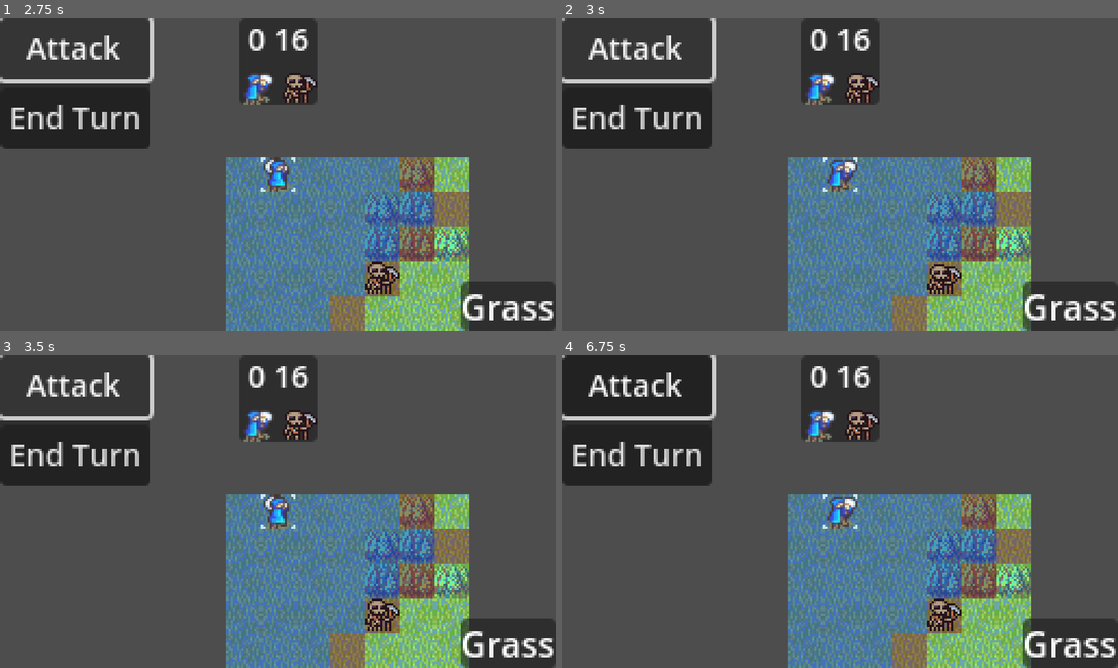
Above: before the commit, frames 1-4 (two rows, left to right).
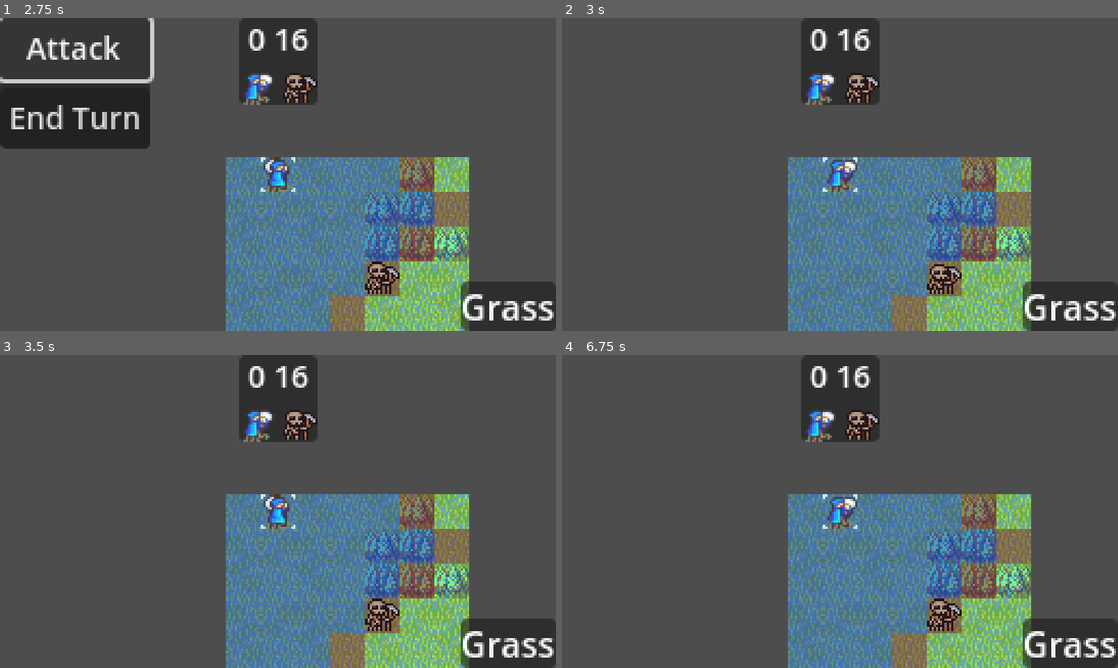
Above: after the commit, the same moments.

Repository: VannishCodes/TacProjV3
Game: Godot game, scene res://scenes/test_levels/game.tscn
The game is run twice, just before and just after one commit, with the same random seed, the same clock (stepped at 60 frames per second) and the same inputs. The project has no main scene, so this scene is started directly.
Inputs:
- Up to frame 1 (2.75 s): hold Up (up) 0.53-1.25 s; hold Z (act) 0.53-1.25 s; click "End Turn" at 1.25 s; click "Attack" at 2 s
- Up to frame 2 (3 s): hold Up (up) from 2.78 s (still down); tap Z (act) at 2.85 s
- Up to frame 3 (3.5 s): keep holding Up (up)
- Up to frame 4 (6.75 s): keep holding Up (up); hold Z (act) 3.53-4.28 s; tap Z (act) at 4.35, 5.85 s; hold Z (act) 5.03-5.78 s; tap X (cancel) at 5.65 s; hold Z (act) from 6.53 s (still down)

Frame 1 is identical in both runs. In frame 2, 6.6% of the frame differs, in the area x 0-28%, y 0-42%; in frame 3, 6.6%; in frame 4, 11%.

Commit message:
Connected action menu buttons

Diff:
--- a/resources/character_stats/character_stats.gd
+++ b/resources/character_stats/character_stats.gd
@@ -40,6 +40,7 @@
 
 func initialize_complex_stats() -> void:
 	calculate_wait_timer()
+	calculate_accuracy()
 	calculate_evasion()
 	calculate_critical_strike_chance()
 	calculate_critical_strike_damage()
--- a/scenes/characters/character.gd
+++ b/scenes/characters/character.gd
@@ -8,12 +8,15 @@
 signal turn_ended
 
 func _ready() -> void:
+	stats = stats.duplicate()
 	stats.initialize_complex_stats()
 	animated_sprite.sprite_frames = stats.sprite_frames
 	animated_sprite.play("default")
 
 func play_turn() -> void:
-	pass
+	if !stats.playable:
+		print("I am a non-playable character and have decided to end my turn!")
+		turn_ended.emit()
 
 func is_playable() -> bool:
 	return self.stats.playable
--- a/scenes/grid/grid.gd
+++ b/scenes/grid/grid.gd
@@ -207,6 +207,7 @@
 
 func grid_to_global_centered(location : Vector2i) -> Vector2:
 	var global_location : Vector2
+	@warning_ignore("integer_division")
 	global_location = Vector2(location * Globals.TILE_SIZE +
 		Vector2i(Globals.TILE_SIZE / 2, Globals.TILE_SIZE / 2))
 	return global_location
--- a/scenes/test_levels/game.gd
+++ b/scenes/test_levels/game.gd
@@ -16,3 +16,10 @@
 
 	if event.is_action_pressed("cancel"):
 		current_level.active_grid.revert_character_movement_simulation(turn_handler.current_character)
+
+func _on_action_menu_attack_button_pressed() -> void:
+	print("Targeting menu not implemented yet")
+	print("Damage preview menu not implemented yet")
+	print("Here is a damage preview anyway")
+	print(CombatCalculator.calculate_hit_chance($Level/Grid/Characters/Character, $Level/Grid/Characters/Character2))
+	print(CombatCalculator.calculate_damage_dealt($Level/Grid/Characters/Character, $Level/Grid/Characters/Character2, Globals.DAMAGE_TYPE.PHYSICAL))
--- a/scenes/test_levels/game.tscn
+++ b/scenes/test_levels/game.tscn
@@ -19,7 +19,6 @@
 [ext_resource type="PackedScene" uid="uid://b2ds64nx8ipu3" path="res://scenes/ui/turn_info_ui/turn_info_ui.tscn" id="12_hiqsf"]
 [ext_resource type="Script" uid="uid://dkohwth1m7lb2" path="res://scenes/ui/turn_info_ui/turn_info_ui.gd" id="13_otnwq"]
 [ext_resource type="PackedScene" uid="uid://bnuv4f4ot8ee5" path="res://scenes/ui/action_menu/action_menu.tscn" id="19_3pr6a"]
-[ext_resource type="Script" uid="uid://cg7g82ksfea30" path="res://scenes/ui/action_menu/action_menu.gd" id="20_fswjh"]
 
 [sub_resource type="TileSetAtlasSource" id="TileSetAtlasSource_n7gwe"]
 texture = ExtResource("1_ttm66")
@@ -151,10 +150,11 @@
 
 [node name="Action Menu" parent="UI Handler" instance=ExtResource("19_3pr6a")]
 visible = false
-script = ExtResource("20_fswjh")
 
 [connection signal="on_cursor_moved" from="Level/Grid" to="UI Handler/Tile Info UI" method="_on_grid_on_cursor_moved"]
 [connection signal="on_cursor_moved" from="Level/Grid" to="UI Handler/Character Info UI" method="_on_grid_on_cursor_moved"]
 [connection signal="on_movement_simulated" from="Level/Grid" to="UI Handler/Action Menu" method="_on_grid_on_movement_simulated"]
 [connection signal="current_character_changed" from="Turn Handler" to="Level/Grid" method="_on_turn_handler_current_character_changed"]
 [connection signal="turn_queue_changed" from="Turn Handler" to="UI Handler/Turn Info UI" method="_on_turn_handler_turn_queue_changed"]
+[connection signal="attack_button_pressed" from="UI Handler/Action Menu" to="." method="_on_action_menu_attack_button_pressed"]
+[connection signal="end_button_pressed" from="UI Handler/Action Menu" to="Turn Handler" method="_on_action_menu_end_button_pressed"]
--- a/scenes/ui/action_menu/action_menu.gd
+++ b/scenes/ui/action_menu/action_menu.gd
@@ -1,9 +1,21 @@
 extends PanelContainer
+
+signal attack_button_pressed
+signal end_button_pressed
 
 func _unhandled_input(event: InputEvent) -> void:
 	if event.is_action_pressed("cancel"):
 		if self.is_visible_in_tree():
 			close_menu()
+			accept_event()
+	elif event.is_action_pressed("act"):
+		if self.is_visible_in_tree():
+			if $"VBoxContainer/Attack Button".has_focus():
+				attack_button_pressed.emit()
+				close_menu()
+			if $"VBoxContainer/End Turn Button".has_focus():
+				end_button_pressed.emit()
+				close_menu()
 			accept_event()
 	elif self.is_visible_in_tree():
 		accept_event()
--- a/scenes/ui/action_menu/action_menu.tscn
+++ b/scenes/ui/action_menu/action_menu.tscn
@@ -1,8 +1,11 @@
-[gd_scene format=3 uid="uid://bnuv4f4ot8ee5"]
+[gd_scene load_steps=2 format=3 uid="uid://bnuv4f4ot8ee5"]
+
+[ext_resource type="Script" uid="uid://cg7g82ksfea30" path="res://scenes/ui/action_menu/action_menu.gd" id="1_o8rss"]
 
 [node name="Action Menu" type="PanelContainer"]
 offset_right = 69.0
 offset_bottom = 60.0
+script = ExtResource("1_o8rss")
 
 [node name="VBoxContainer" type="VBoxContainer" parent="."]
 layout_mode = 2
@@ -12,8 +15,11 @@
 theme_override_font_sizes/font_size = 14
 text = "Attack"
 
-[node name="Button2" type="Button" parent="VBoxContainer"]
+[node name="End Turn Button" type="Button" parent="VBoxContainer"]
 layout_mode = 2
 size_flags_horizontal = 4
 theme_override_font_sizes/font_size = 14
 text = "End Turn"
+
+[connection signal="pressed" from="VBoxContainer/Attack Button" to="." method="_on_attack_button_pressed"]
+[connection signal="pressed" from="VBoxContainer/End Turn Button" to="." method="_on_end_turn_button_pressed"]
--- a/scripts/globals/combat_calculations.gd
+++ b/scripts/globals/combat_calculations.gd
@@ -1,9 +1,10 @@
 extends Node
+class_name CombatCalculator
 
-func calculate_hit_chance(attacker : Character, defender : Character) -> int:
+static func calculate_hit_chance(attacker : Character, defender : Character) -> int:
 	return attacker.stats.accuracy - defender.stats.evasion
 
-func calculate_damage_dealt(attacker : Character, defender : Character, damage_type : Globals.DAMAGE_TYPE) -> int:
+static func calculate_damage_dealt(attacker : Character, defender : Character, damage_type : Globals.DAMAGE_TYPE) -> int:
 	match damage_type:
 		Globals.DAMAGE_TYPE.PHYSICAL:
 			return attacker.stats.strength - defender.stats.defense
--- a/scripts/handlers/turn_handler.gd
+++ b/scripts/handlers/turn_handler.gd
@@ -8,10 +8,6 @@
 
 signal turn_queue_changed
 signal current_character_changed
-"""
-func _unhandled_input(event: InputEvent) -> void:
-	if event.is_action_pressed("act"):
-		end_turn()"""
 
 func initialize(characters : Array[Character]) -> void:
 	active_characters = characters
@@ -52,3 +48,6 @@
 	if a.first < b.first:
 		return true
 	return false
+
+func _on_action_menu_end_button_pressed() -> void:
+	end_turn()
Not shown: 1 places in scenes/test_levels/game.tscn that only renumber resources
